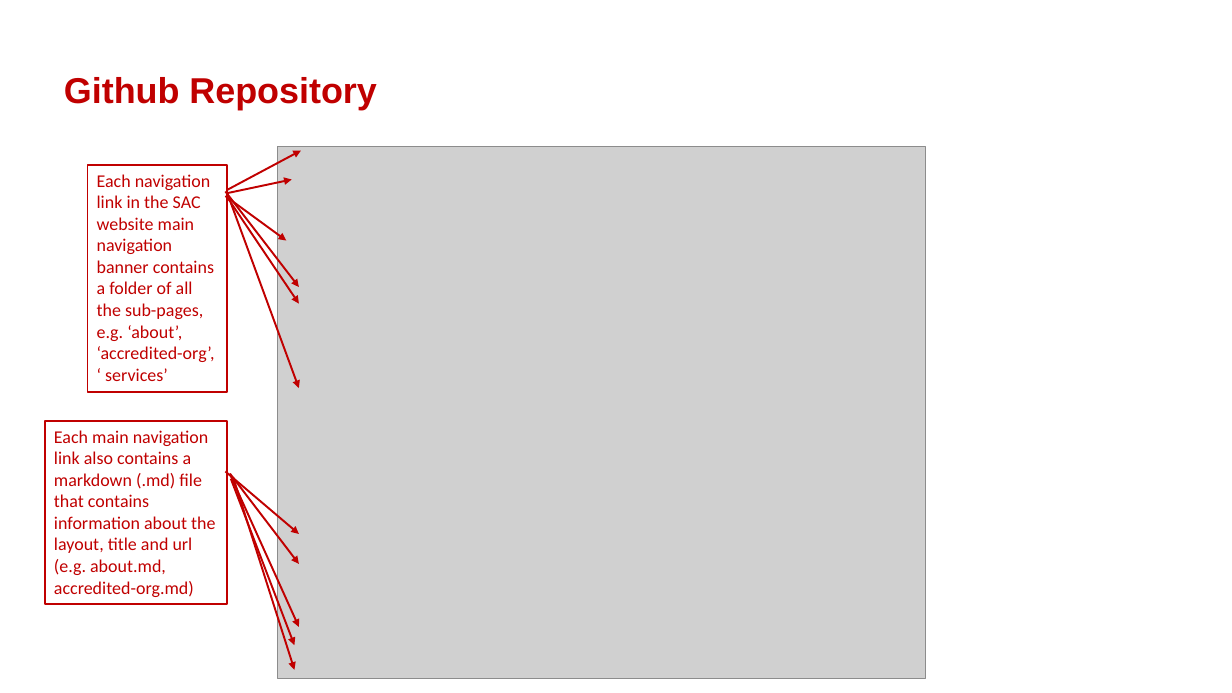
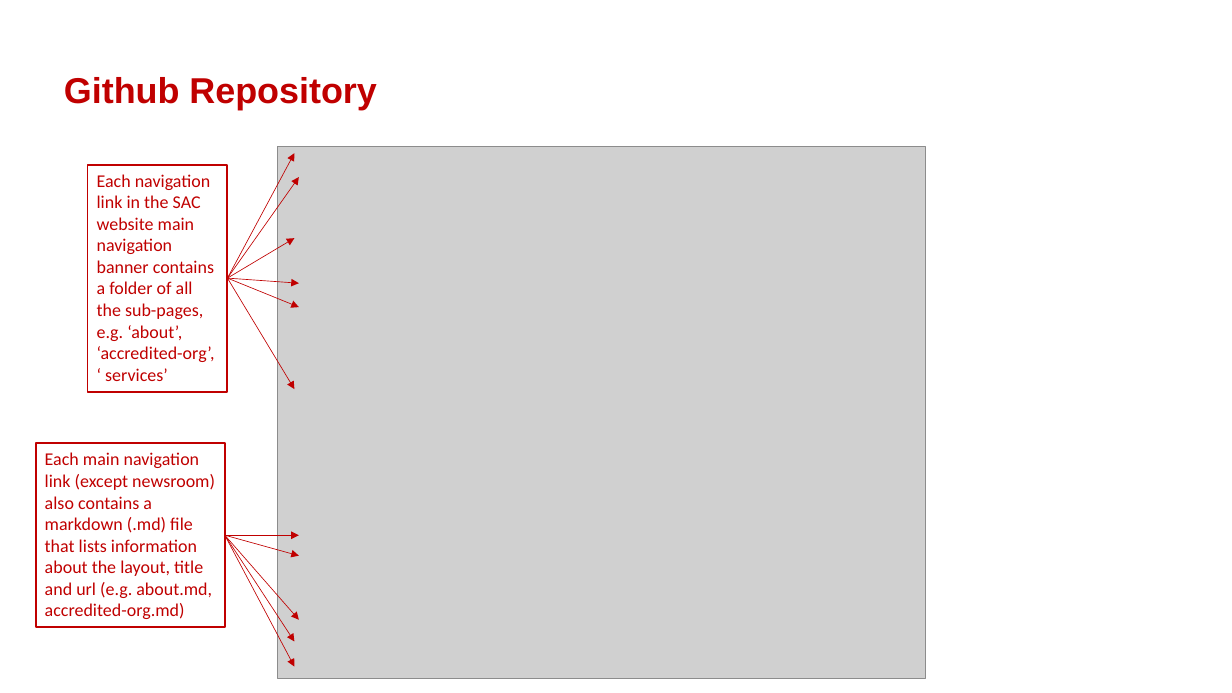
Before and after one commit to isomerpages/enterprisesg-sac-old, a slide deck: slide 6 of files/SAC Admin Guide.pptx. Drawn at 1232x693 pixels with LibreOffice and Linux fonts; fonts in the diff are those of the drawing; grey boxes stand for pictures; background and template pictures are left out. Boxes give left, top, right and bottom in pixels: in the first picture for what was removed or moved away, otherwise in the second. Text is boxed around its words. In the diff, an @@ line names an element or a change of style, - is before the commit and + after.

```diff
--- a/files/SAC Admin Guide.pptx
+++ b/files/SAC Admin Guide.pptx
@@ arrow moved from (226, 191) - (299, 287) to (227, 278) - (299, 177) @@
@@ arrow (227, 278) - (299, 177): stroke #C00000 1.5 pt to #C00000 0.5 pt @@
@@ arrow moved from (227, 198) - (299, 304) to (227, 278) - (295, 153) @@
@@ arrow (227, 278) - (295, 153): stroke #C00000 1.5 pt to #C00000 0.5 pt @@
@@ arrow removed from (227, 189) to (301, 151) @@
@@ arrow removed from (227, 193) to (292, 179) @@
@@ arrow moved from (226, 196) - (287, 240) to (227, 278) - (295, 238) @@
@@ arrow (227, 278) - (295, 238): stroke #C00000 1.5 pt to #C00000 0.5 pt @@
@@ arrow moved from (231, 203) - (299, 388) to (227, 278) - (295, 389) @@
@@ arrow (227, 278) - (295, 389): stroke #C00000 1.5 pt to #C00000 0.5 pt @@
@@ arrow added from (227, 278) to (299, 284), #C00000 0.5 pt @@
@@ arrow added from (227, 278) to (299, 307), #C00000 0.5 pt @@
@@ rectangle "Each main navigation link (except ..." resized from (x1=45, y1=421, x2=228, y2=604) to (x1=36, y1=444, x2=226, y2=628) @@
@@ text in rectangle at (x1=45, y1=452, x2=215, y2=619): text changed @@
-Each main navigation link also contains a markdown (.md) file that contains information about the layout, title and url (e.g. about.md, accredited-org.md)
+Each main navigation link (except newsroom) also contains a markdown (.md) file that lists information about the layout, title and url (e.g. about.md, accredited-org.md)
@@ arrow removed from (230, 474) to (299, 628) @@
@@ arrow moved from (231, 479) - (295, 645) to (225, 535) - (295, 666) @@
@@ arrow (225, 535) - (295, 666): stroke #C00000 1.5 pt to #C00000 0.5 pt @@
@@ arrow moved from (230, 474) - (299, 564) to (225, 535) - (299, 620) @@
@@ arrow (225, 535) - (299, 620): stroke #C00000 1.5 pt to #C00000 0.5 pt @@
@@ arrow moved from (233, 477) - (295, 670) to (225, 535) - (295, 641) @@
@@ arrow (225, 535) - (295, 641): stroke #C00000 1.5 pt to #C00000 0.5 pt @@
@@ arrow moved from (226, 471) - (299, 534) to (225, 535) - (299, 555) @@
@@ arrow (225, 535) - (299, 555): stroke #C00000 1.5 pt to #C00000 0.5 pt @@
@@ arrow added from (225, 535) to (299, 535), #C00000 0.5 pt @@
```
Also in this commit, not shown: 2 other slides changed, 11 slides added, 1 other file.
